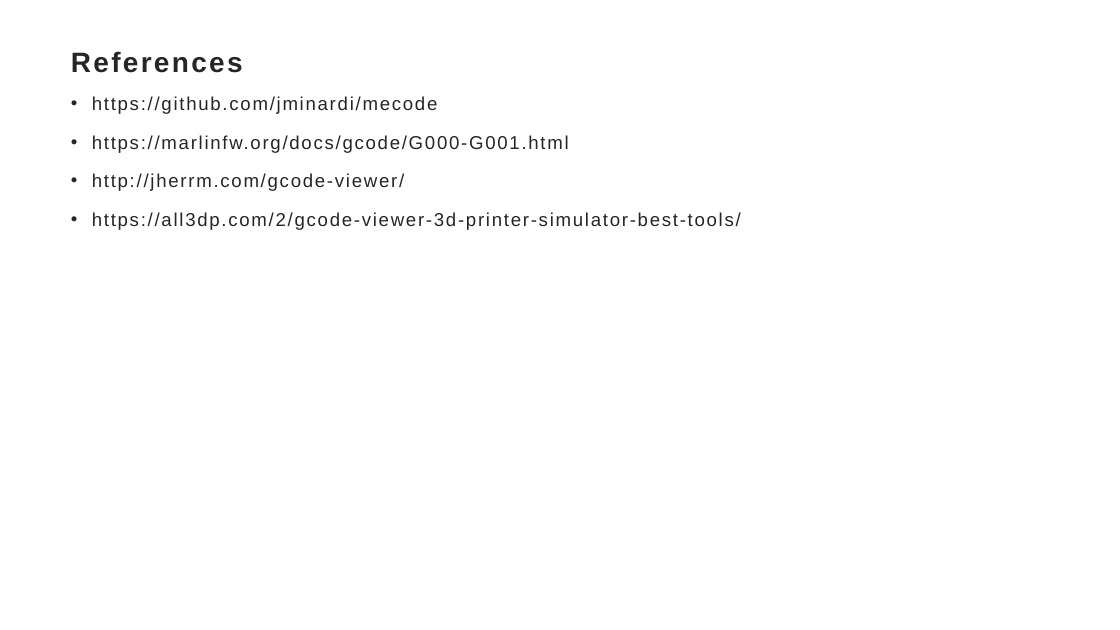
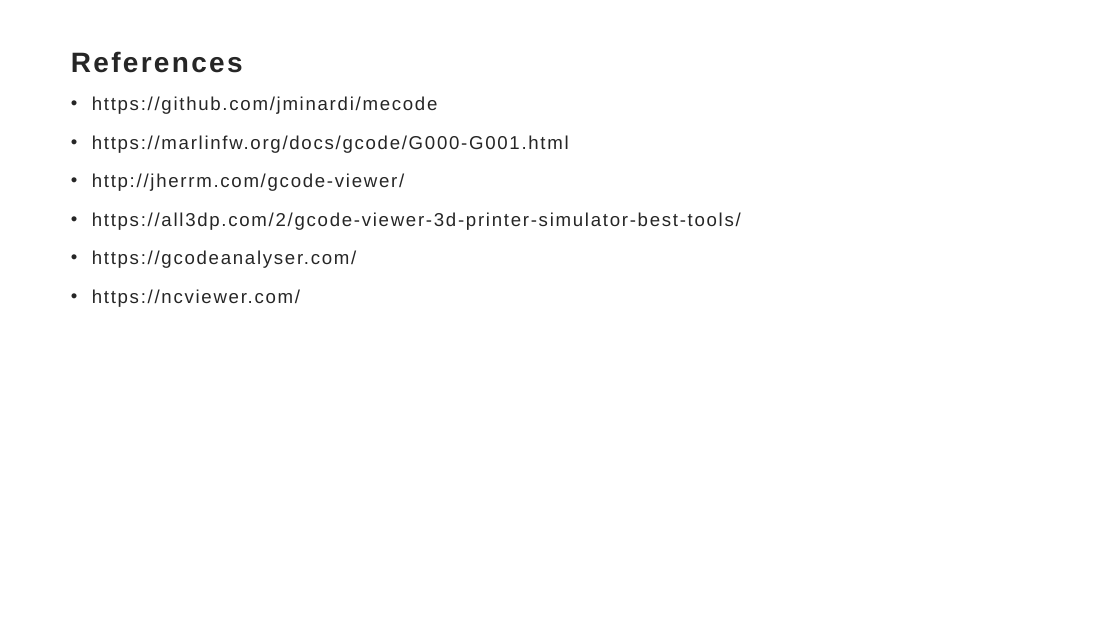
Before and after one commit to Sparks-Lu/TechNotes, a slide deck: slide 2 of 3D/GCode-Notes.pptx. Drawn at 1120x630 pixels with LibreOffice and Linux fonts; fonts in the diff are those of the drawing; background and template pictures are left out. Boxes give left, top, right and bottom in pixels: in the first picture for what was removed or moved away, otherwise in the second. Text is boxed around its words. In the diff, an @@ line names an element or a change of style, - is before the commit and + after.

```diff
--- a/3D/GCode-Notes.pptx
+++ b/3D/GCode-Notes.pptx
@@ text at box(92, 250, 357, 307): paragraphs added @@
+• https://gcodeanalyser.com/
+• https://ncviewer.com/
```
Also in this commit, not shown: 3 other files.
